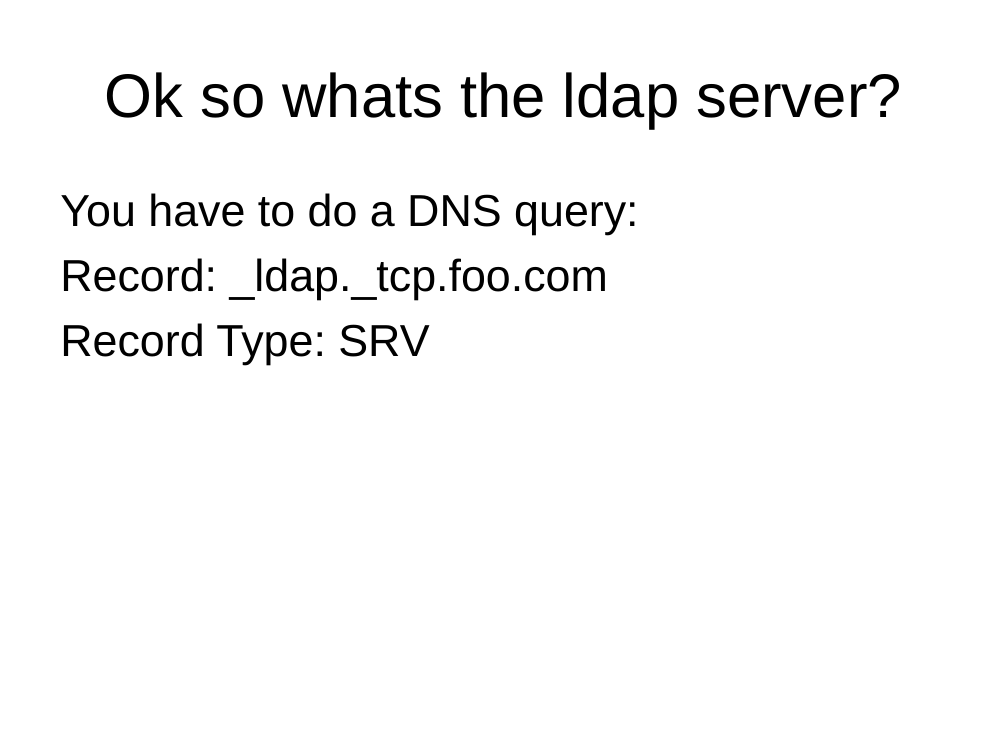
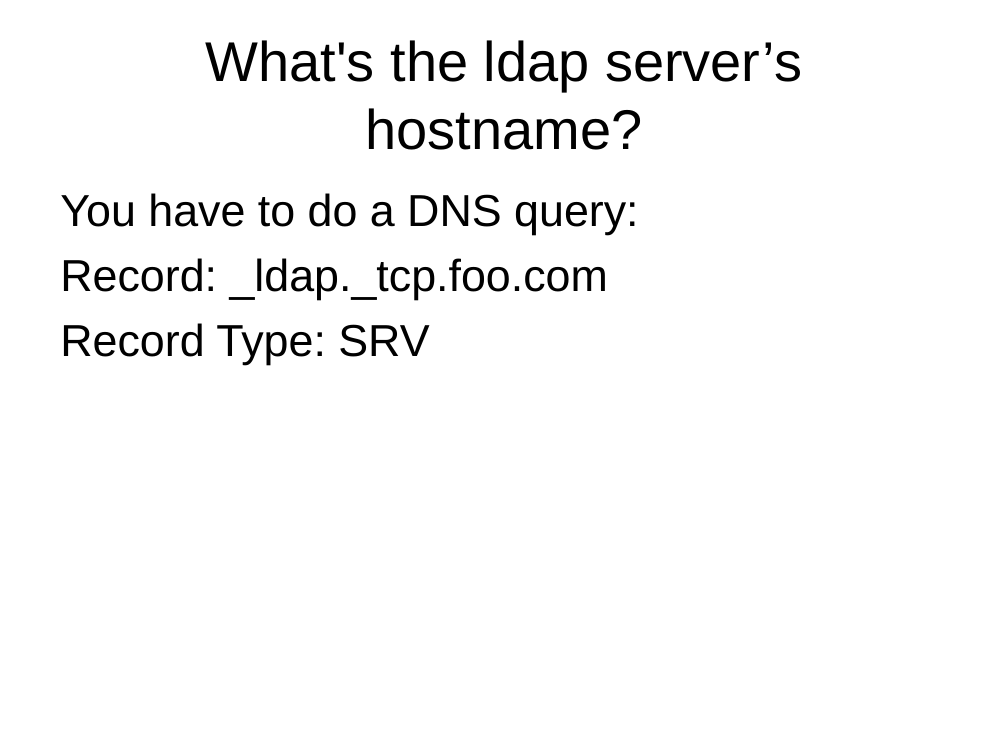
Before and after one commit to LIPHP/LDAP-Talk, a slide deck: slide 38 of Docs/LIPHP-Using LDAP with PHP.ppt. Drawn at 1008x756 pixels with LibreOffice and Linux fonts; fonts in the diff are those of the drawing. Boxes give left, top, right and bottom in pixels: in the first picture for what was removed or moved away, otherwise in the second. Text is boxed around its words. In the diff, an @@ line names an element or a change of style, - is before the commit and + after.

Commit message:
More typo fixing.

```diff
--- a/Docs/LIPHP-Using LDAP with PHP.ppt
+++ b/Docs/LIPHP-Using LDAP with PHP.ppt
@@ title at [206, 40, 802, 150]: text changed; size 44 to 40 pt @@
-Ok so whats the ldap server?
+What's the ldap server’s hostname?
```
Also in this commit, not shown: 4 other slides changed.
